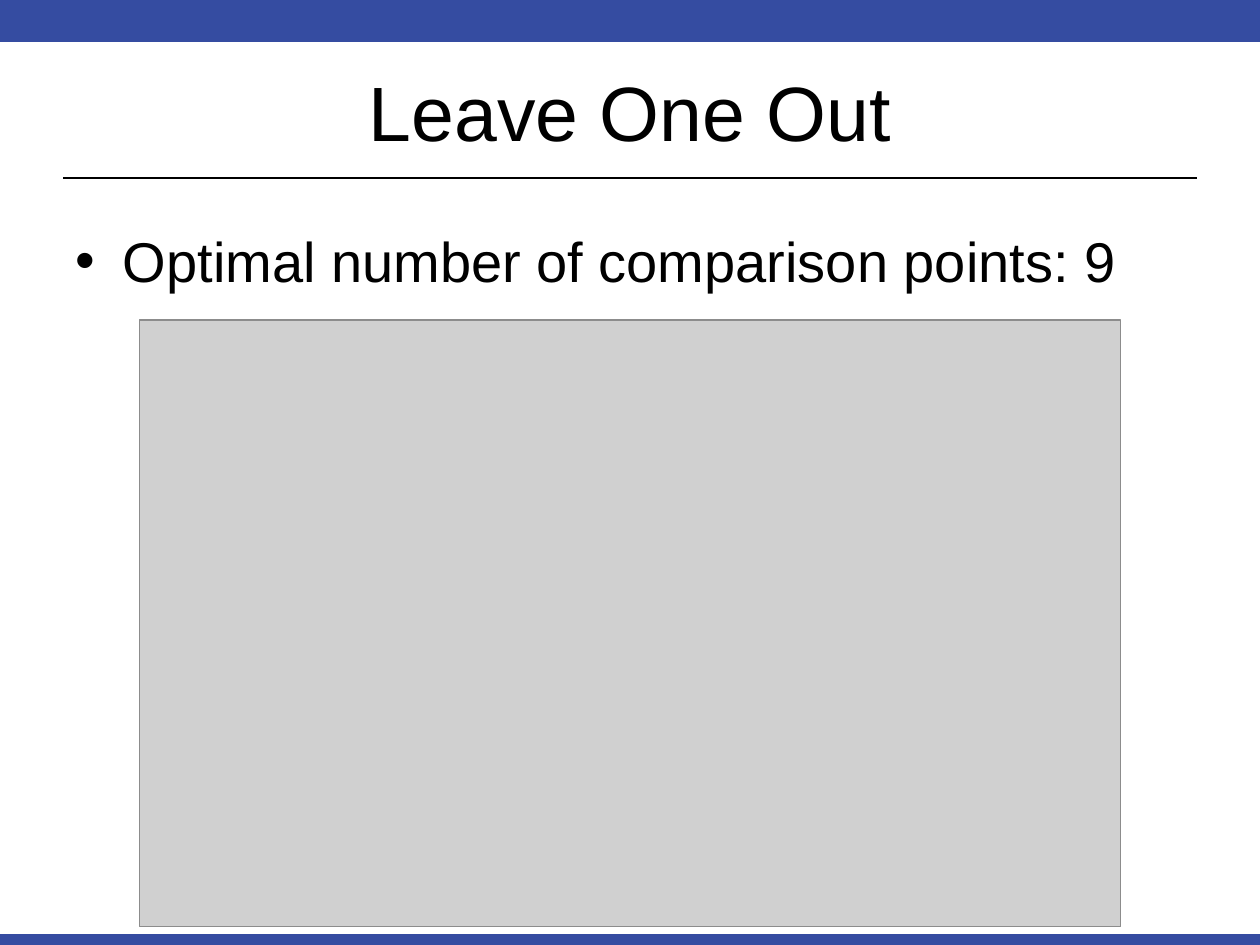
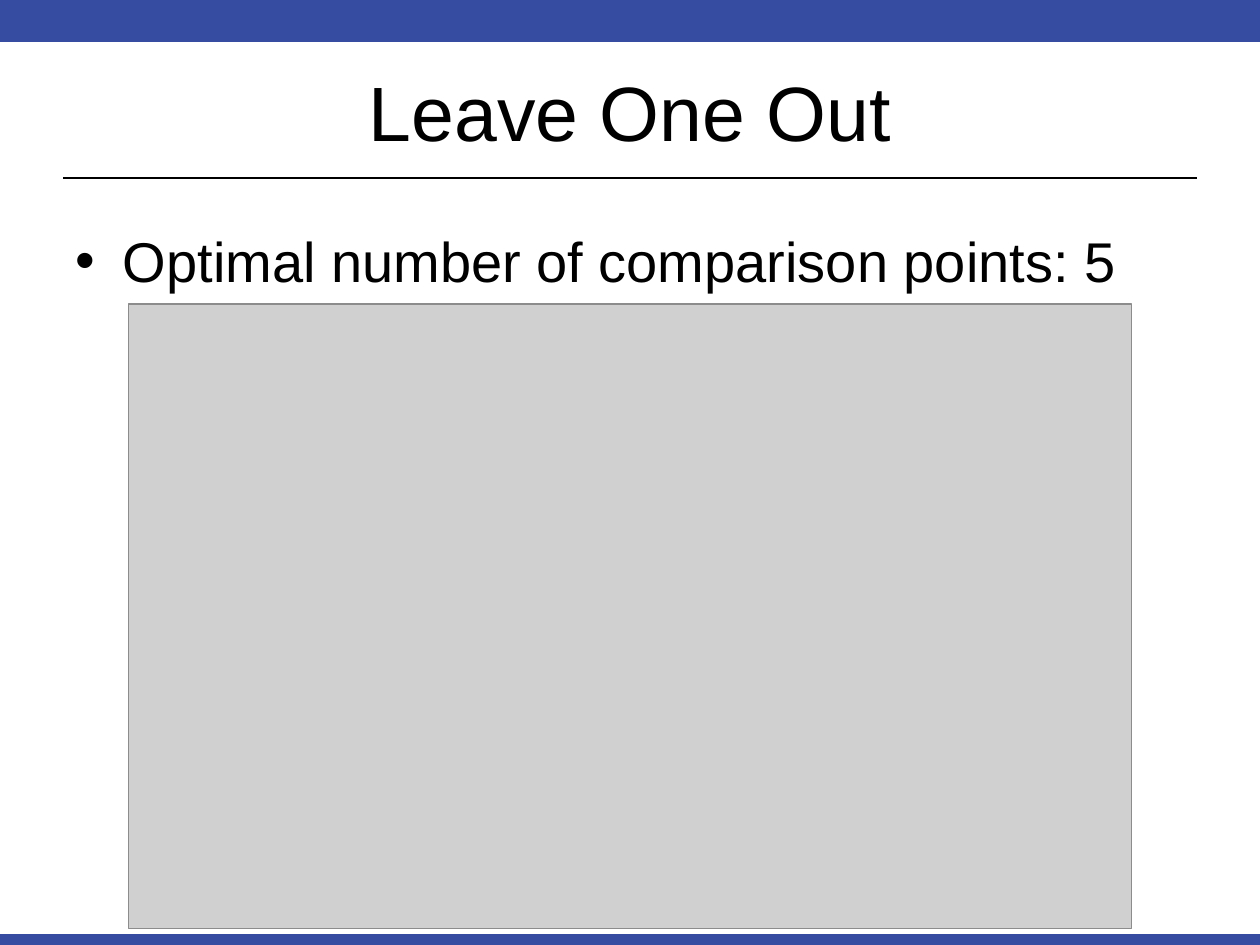
Before and after one commit to jules-stacy/DS6306_Case_Study_01, a slide deck: slide 17 of Case Study 1.pptx. Drawn at 1260x945 pixels with LibreOffice and Linux fonts; fonts in the diff are those of the drawing; grey boxes stand for pictures. Boxes give left, top, right and bottom in pixels: in the first picture for what was removed or moved away, otherwise in the second. Text is boxed around its words. In the diff, an @@ line names an element or a change of style, - is before the commit and + after.

```diff
--- a/Case Study 1.pptx
+++ b/Case Study 1.pptx
@@ text at (123,241,1115,293): text changed @@
-• Optimal number of comparison points: 9
+• Optimal number of comparison points: 5
@@ picture: place and size @@
-picture at (139,320,1120,926)
+picture at (129,304,1131,927)
```
Also in this commit, not shown: 6 other slides changed, 2 slides added, 1 slide removed, 8 other files.
